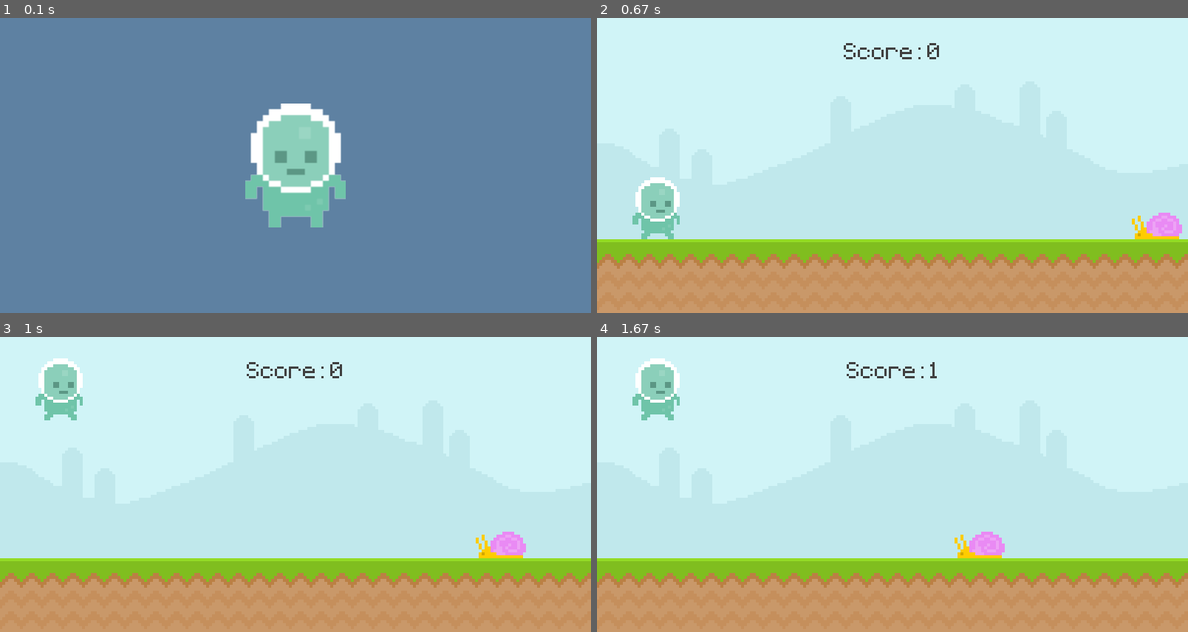
Above: before the commit, frames 1-4 (two rows, left to right).
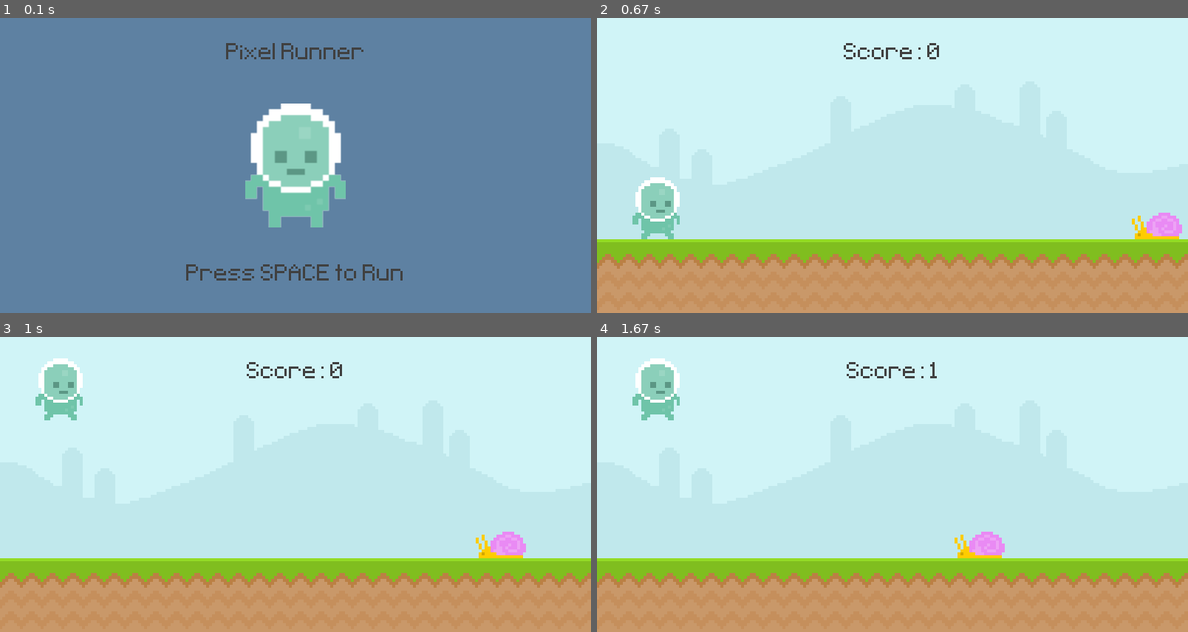
Above: after the commit, the same moments.

Repository: atrox3d/ultimate-introduction-to-pygame
Game: pygame game, started from main.py
The game is run twice, just before and just after one commit, with the same random seed, the same clock (stepped at 60 frames per second) and the same inputs.
Inputs (mouse positions are in pixels of both pictures, inside the frame that each line leads up to):
- Up to frame 1 (0.1 s): no input
- Up to frame 2 (0.67 s): tap Space at 0.33 s
- Up to frame 3 (1 s): click (59, 525) at 0.72 s
- Up to frame 4 (1.67 s): click (709, 440) at 1.05 s; click (656, 525) at 1.38 s

The runs differ from the first frame. In frame 1, 1.0% of the frame differs, in the area x 31-69%, y 8-89%; in frame 2, nothing differs; in frame 3, nothing differs; in frame 4, nothing differs.

Commit message:
add title and message

Diff:
--- a/main.py
+++ b/main.py
@@ -25,7 +25,7 @@
 width = 800
 height = 400
 screen = pygame.display.set_mode((width, height))           # create display surface
-game_title = 'Runner'
+game_title = 'Pixel Runner'
 pygame.display.set_caption(game_title)                      # set window title
 
 game_active = False
@@ -41,8 +41,10 @@
                         'font/Pixeltype.ttf',               # load font
                         50                                  # font size
 )
+#
 sky_img = 'graphics/Sky.png'
 sky_bg = pygame.image.load(sky_img).convert()               # load sky background and convert it
+#
 ground_img = 'graphics/ground.png'
 ground_bg = pygame.image.load(ground_img).convert()         # load terrain background and convert it
 #
@@ -57,8 +59,15 @@
 player_gravity = 0
 #
 player_stand = pygame.image.load('graphics/Player/player_stand.png')
-player_stand = pygame.transform.rotozoom(player_stand, 0, 2)
-player_stand_rect = player_stand.get_rect(center=(400, 200))
+player_stand = pygame.transform.rotozoom(player_stand, 0, 2)    # scale by 2 at angle 0
+player_stand_rect = player_stand.get_rect(center=(400, 200))    # get centered rect
+#
+title = font.render(game_title, False, (64, 64, 64))
+title_rect = title.get_rect(center=(400, 50))  # get centered rect from text
+#
+game_message = font.render('Press SPACE to Run', False, (64, 64, 64))
+game_message_rect = game_message.get_rect(center=(400, 350))
+#
 
 while True:                                                 # main loop
     for event in pygame.event.get():                        # loop through events
@@ -136,6 +145,8 @@
     else:
         screen.fill((94, 129, 162))
         screen.blit(player_stand, player_stand_rect)        # draw character and center it
+        screen.blit(title, title_rect)                          # draw score
+        screen.blit(game_message, game_message_rect)                          # draw score
 
     pygame.display.update()                                 # update display surface
     clock.tick(60)                                          # set framerate: 60fps/one loop every 1.666 milliseconds
